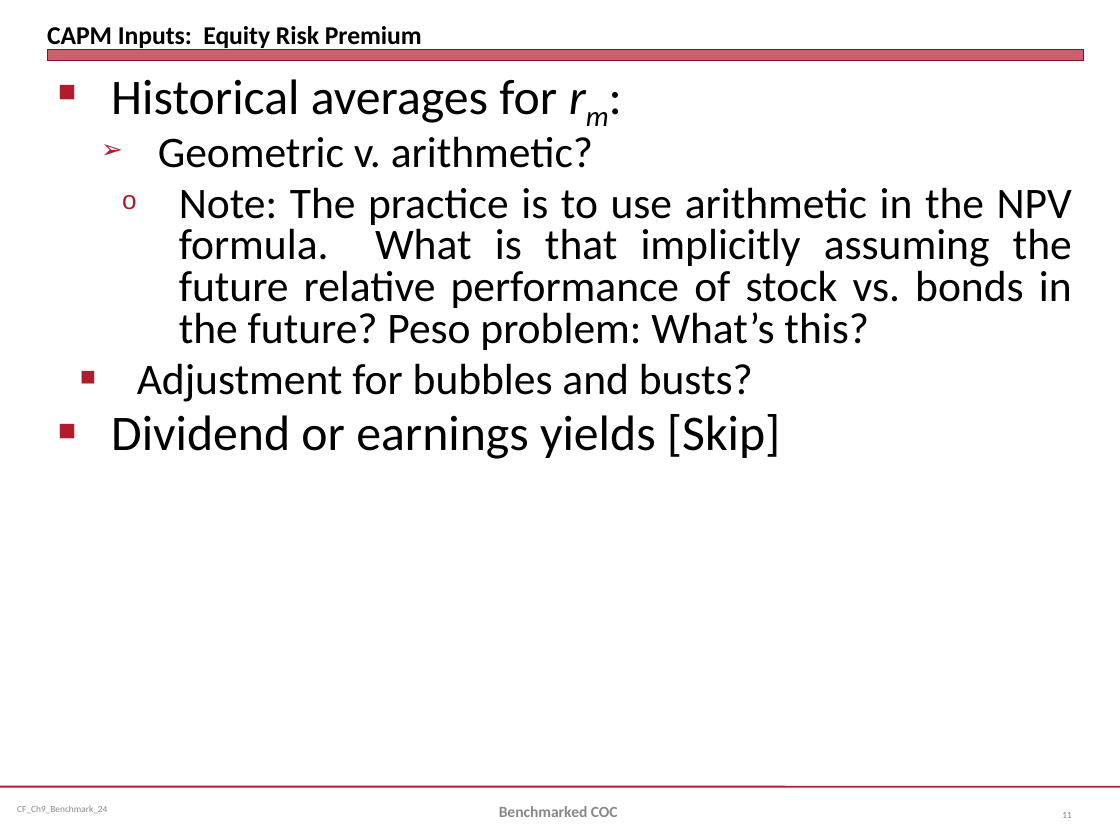
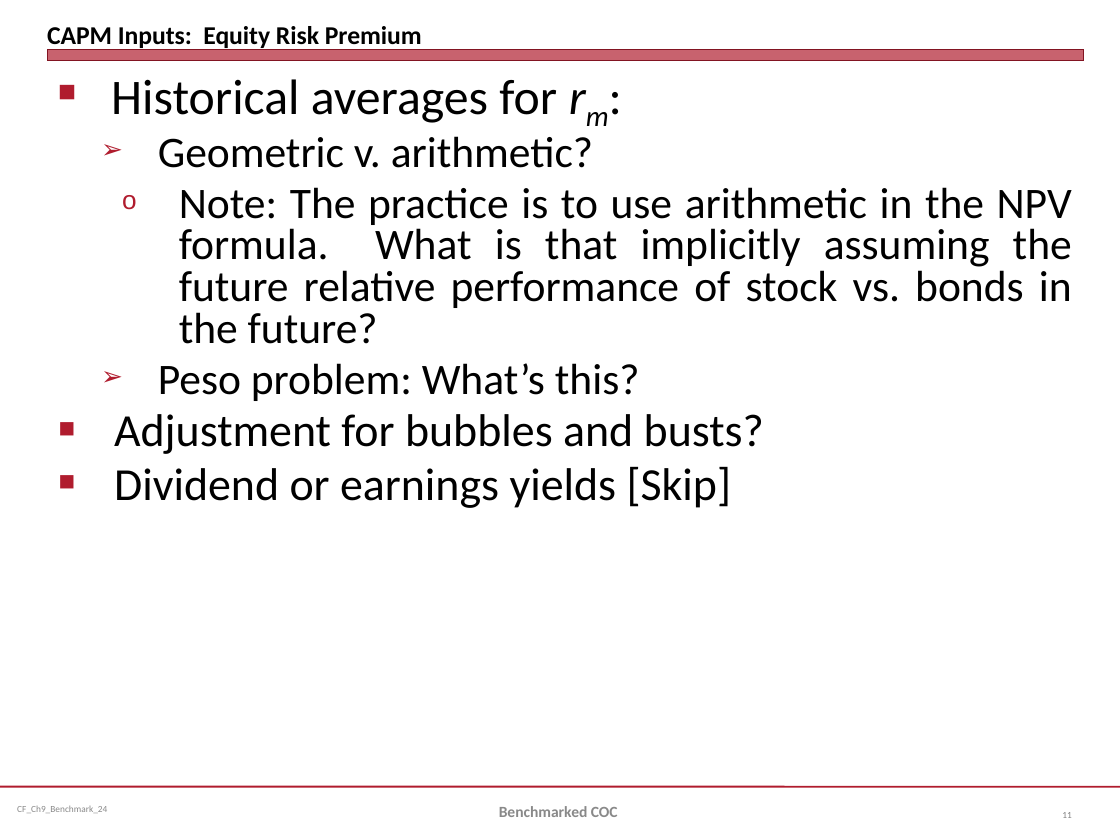
Before and after one commit to jmc877/Corporate-Finance, a slide deck: slide 11 of slides/CF_Ch9_Benchmark_24.pptx. Drawn at 1120x840 pixels with LibreOffice and Linux fonts; fonts in the diff are those of the drawing. Boxes give left, top, right and bottom in pixels: in the first picture for what was removed or moved away, otherwise in the second. Text is boxed around its words. In the diff, an @@ line names an element or a change of style, - is before the commit and + after.

```diff
--- a/slides/CF_Ch9_Benchmark_24.pptx
+++ b/slides/CF_Ch9_Benchmark_24.pptx
@@ text at <box>158,187,1072,401</box>: text changed @@
-    o Note: The practice is to use arithmetic in the NPV formula. What is that implicitly assuming the future relative performance of stock vs. bonds in the future? Peso problem: What’s this?
+    o Note: The practice is to use arithmetic in the NPV formula. What is that implicitly assuming the future relative performance of stock vs. bonds in the future?
+  ➢ Peso problem: What’s this?
@@ text at <box>114,414,764,508</box>: size 28 to 29.5 pt in "Adjustment for bubbles and busts?"; size 32 to 29.5 pt in "Dividend or earnings yields [Skip]"; indent changed @@
```
Also in this commit, not shown: 3 other slides changed, 1 other file.
